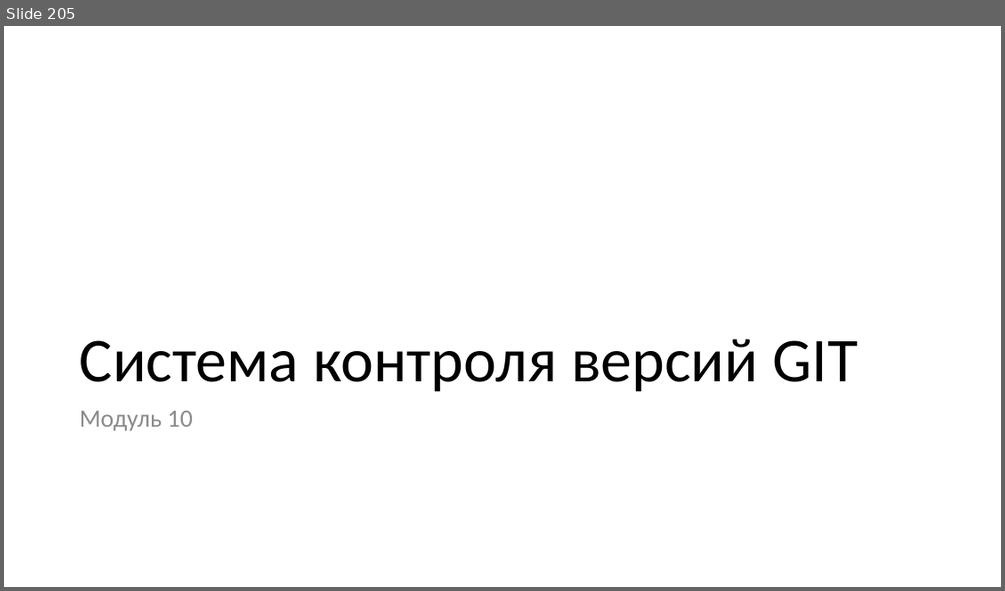
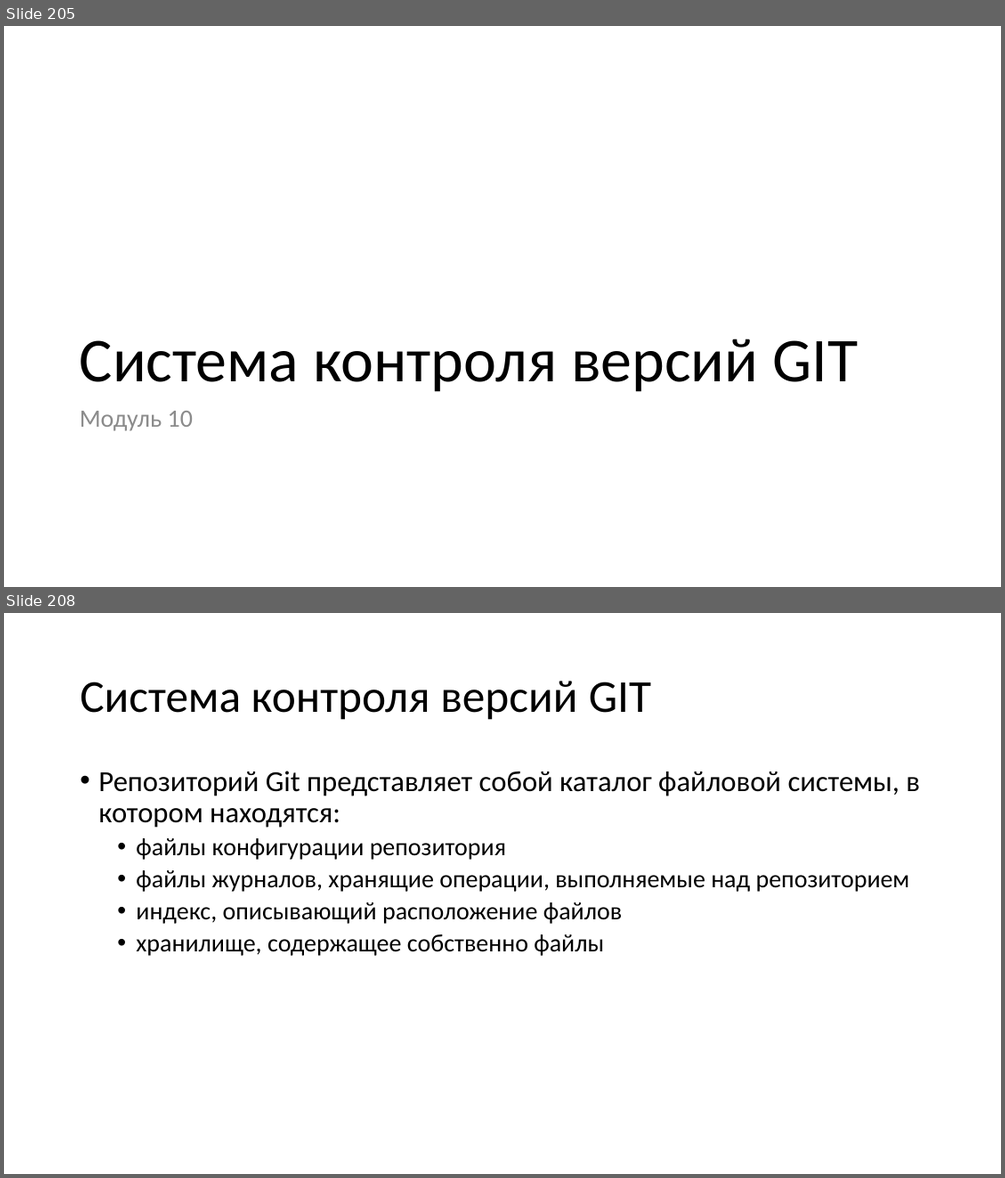
Before and after one commit to paveltsytovich/telegram-course, a slide deck: Presentation/Разработка ботов для телеграмм на Python.pptx. Shown one above the other, each under a label of ours: slide 205 before the commit, slides 205 and 208 after it; the slides between them are not shown. The pictures are 1005x591 and 1005x1178 pixels, drawn with LibreOffice and Linux fonts; fonts in the diff are those of the drawing. Boxes give left, top, right and bottom in pixels: in the first picture for what was removed or moved away, otherwise in the second. Text is boxed around its words. In the diff, an @@ line names an element or a change of style, - is before the commit and + after.

```diff
--- a/Presentation/Разработка ботов для телеграмм на Python.pptx
+++ b/Presentation/Разработка ботов для телеграмм на Python.pptx
@@ slide 208 added at box(4, 613, 1001, 1174), background #FFFFFF @@
@@ title added at box(80, 681, 651, 720), 44 pt, text #000000 @@
+Система контроля версий GIT
@@ text added at box(98, 771, 920, 956), 24 pt, text #000000 @@
+• Репозиторий Git представляет собой каталог файловой системы, в котором находятся:
+  • файлы конфигурации репозитория
+  • файлы журналов, хранящие операции, выполняемые над репозиторием
+  • индекс, описывающий расположение файлов
+  • хранилище, содержащее собственно файлы
```
Also in this commit, not shown: 2 slides changed, 2 other slides added.
